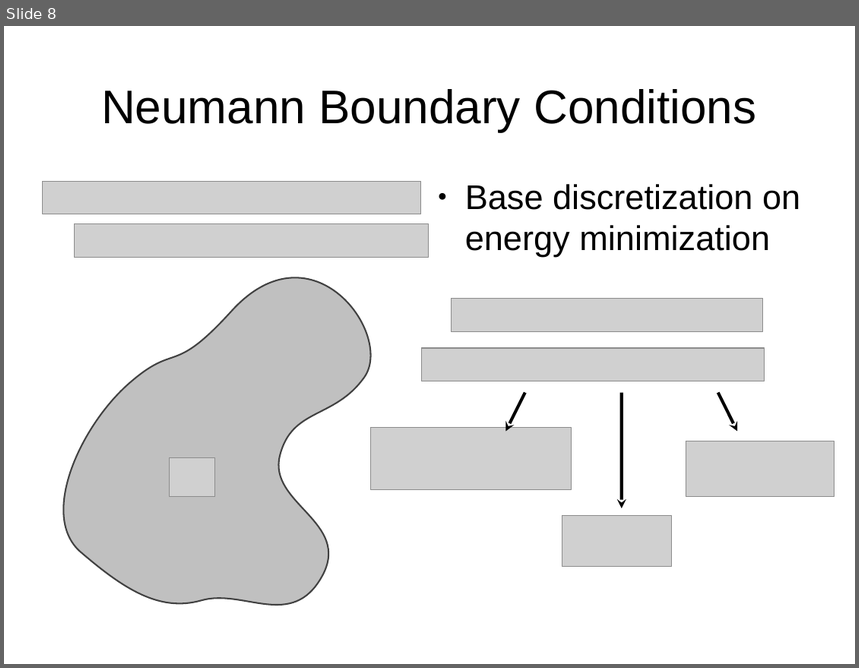
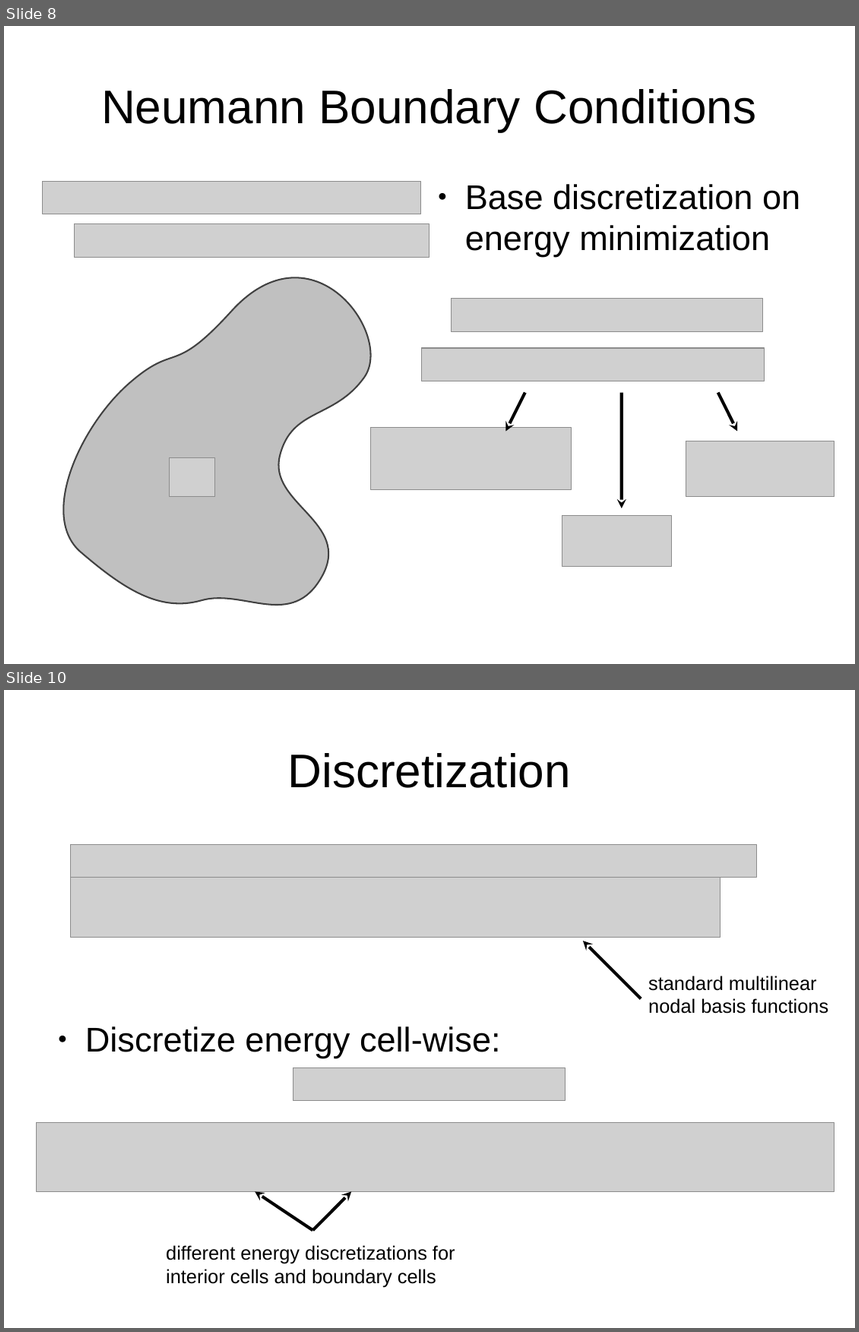
Before and after one commit to jhellrung/documents, a slide deck: presentations/sandia.2011.11.08/slides.odp. Shown one above the other, each under a label of ours: slide 8 before the commit, slides 8 and 10 after it; the slides between them are not shown. The pictures are 859x668 and 859x1332 pixels, drawn with LibreOffice and Linux fonts; fonts in the diff are those of the drawing; grey boxes stand for pictures. Boxes give left, top, right and bottom in pixels: in the first picture for what was removed or moved away, otherwise in the second. Text is boxed around its words. In the diff, an @@ line names an element or a change of style, - is before the commit and + after.

```diff
--- a/presentations/sandia.2011.11.08/slides.odp
+++ b/presentations/sandia.2011.11.08/slides.odp
@@ slide 10 added at (4,690,855,1328), background #FFFFFF @@
@@ title added at (287,753,570,788), 44 pt, text #000000 @@
+Discretization
@@ picture added at (70,844,757,878) @@
@@ picture added at (70,878,721,937) @@
@@ arrow added from (641, 999) to (583, 941), #000000 2.89 pt @@
@@ text added at (648,976,829,1014), 18 pt, text #000000 @@
+standard multilinear nodal basis functions
@@ text added at (85,1027,501,1059), 32 pt, text #000000 @@
+● Discretize energy cell-wise:
@@ picture added at (293,1068,566,1101) @@
@@ picture added at (37,1122,835,1192) @@
@@ arrow added from (313, 1230) to (255, 1192), #000000 2.89 pt @@
@@ arrow added from (313, 1230) to (351, 1192), #000000 2.89 pt @@
@@ text added at (166,1246,455,1287), 18 pt, text #000000 @@
+different energy discretizations for interior cells and boundary cells
```
Also in this commit, not shown: 1 slide changed, 1 other slide added.
